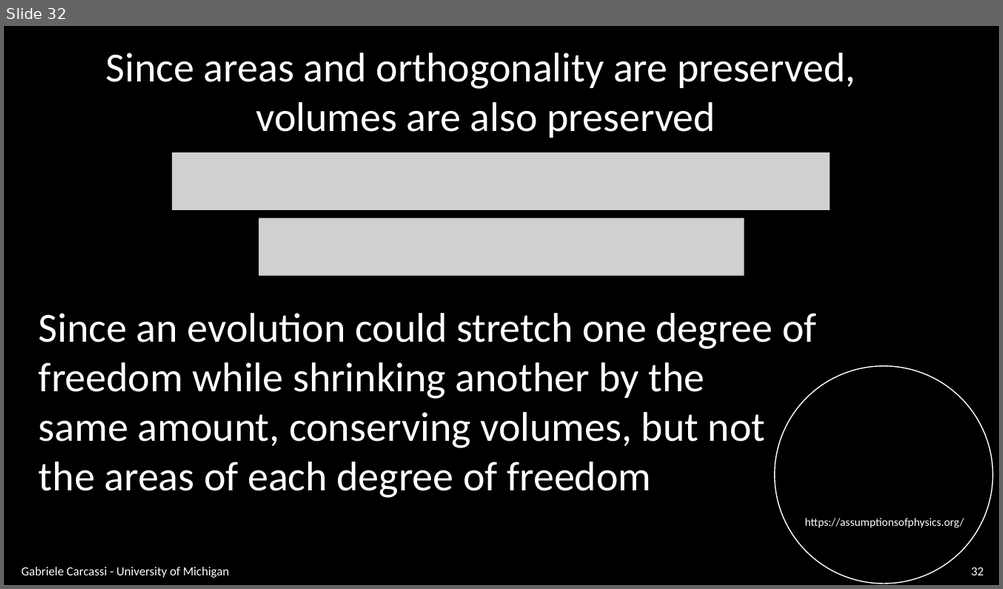
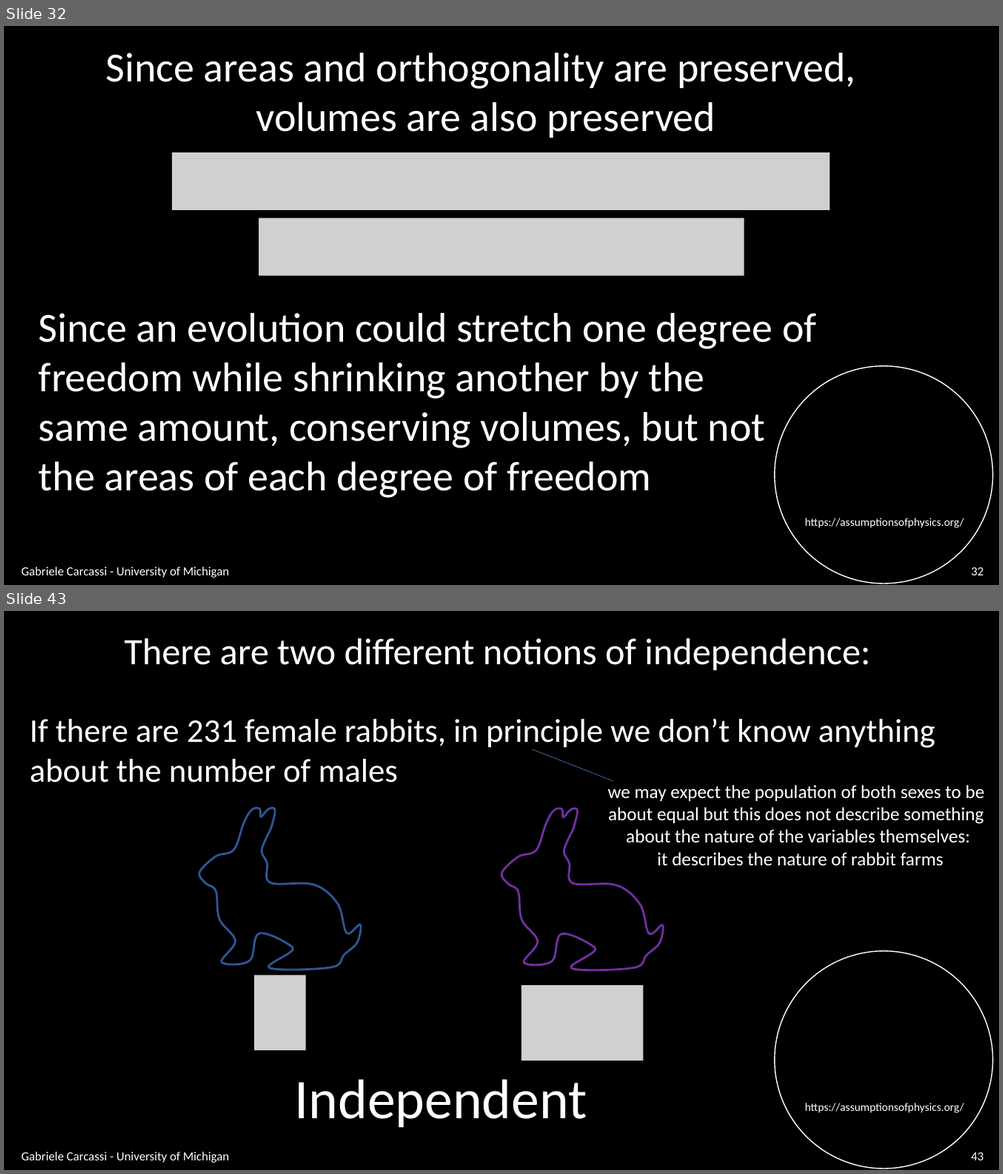
Before and after one commit to assumptionsofphysics/slides, a slide deck: BookCompanions-v2/RP-Class-4.pptx. Shown one above the other, each under a label of ours: slide 32 before the commit, slides 32 and 43 after it; the slides between them are not shown. The pictures are 1003x589 and 1003x1174 pixels, drawn with LibreOffice and Linux fonts; fonts in the diff are those of the drawing; grey boxes stand for pictures; background and template pictures are left out. Boxes give left, top, right and bottom in pixels: in the first picture for what was removed or moved away, otherwise in the second. Text is boxed around its words. In the diff, an @@ line names an element or a change of style, - is before the commit and + after.

```diff
--- a/BookCompanions-v2/RP-Class-4.pptx
+++ b/BookCompanions-v2/RP-Class-4.pptx
@@ slide 43 added at (x1=4, y1=611, x2=999, y2=1170), background #000000; not listed: 2 template elements that a slide beside it also shows @@
@@ text added at (x1=124, y1=638, x2=870, y2=670), 36 pt, text #FFFFFF @@
+There are two different notions of independence:
@@ text added at (x1=30, y1=718, x2=935, y2=783), 32 pt, text #FFFFFF @@
+If there are 231 female rabbits, in principle we don’t know anything
+about the number of males
@@ line added from (613, 781) to (532, 750), #4472C4 0.5 pt @@
@@ text added at (x1=608, y1=785, x2=984, y2=866), 18 pt, text #FFFFFF @@
+we may expect the population of both sexes to be
+about equal but this does not describe something
+about the nature of the variables themselves:
+it describes the nature of rabbit farms
@@ freeform shape added at (x1=199, y1=808, x2=361, y2=970), outline #2F5597 2 pt @@
@@ freeform shape added at (x1=502, y1=809, x2=663, y2=971), outline #7030A0 2 pt @@
@@ picture added at (x1=254, y1=975, x2=305, y2=1051) @@
@@ picture added at (x1=521, y1=985, x2=643, y2=1061) @@
@@ text added at (x1=295, y1=1079, x2=586, y2=1128), 54 pt, text #FFFFFF @@
+Independent
@@ text added at (x1=21, y1=1152, x2=229, y2=1163), 12 pt, text #FFFFFF @@
+Gabriele Carcassi - University of Michigan
@@ page number added at (x1=970, y1=1153, x2=983, y2=1161), 12 pt, text #FFFFFF @@
+43
```
Also in this commit, not shown: 18 slides changed, 23 other slides added.
